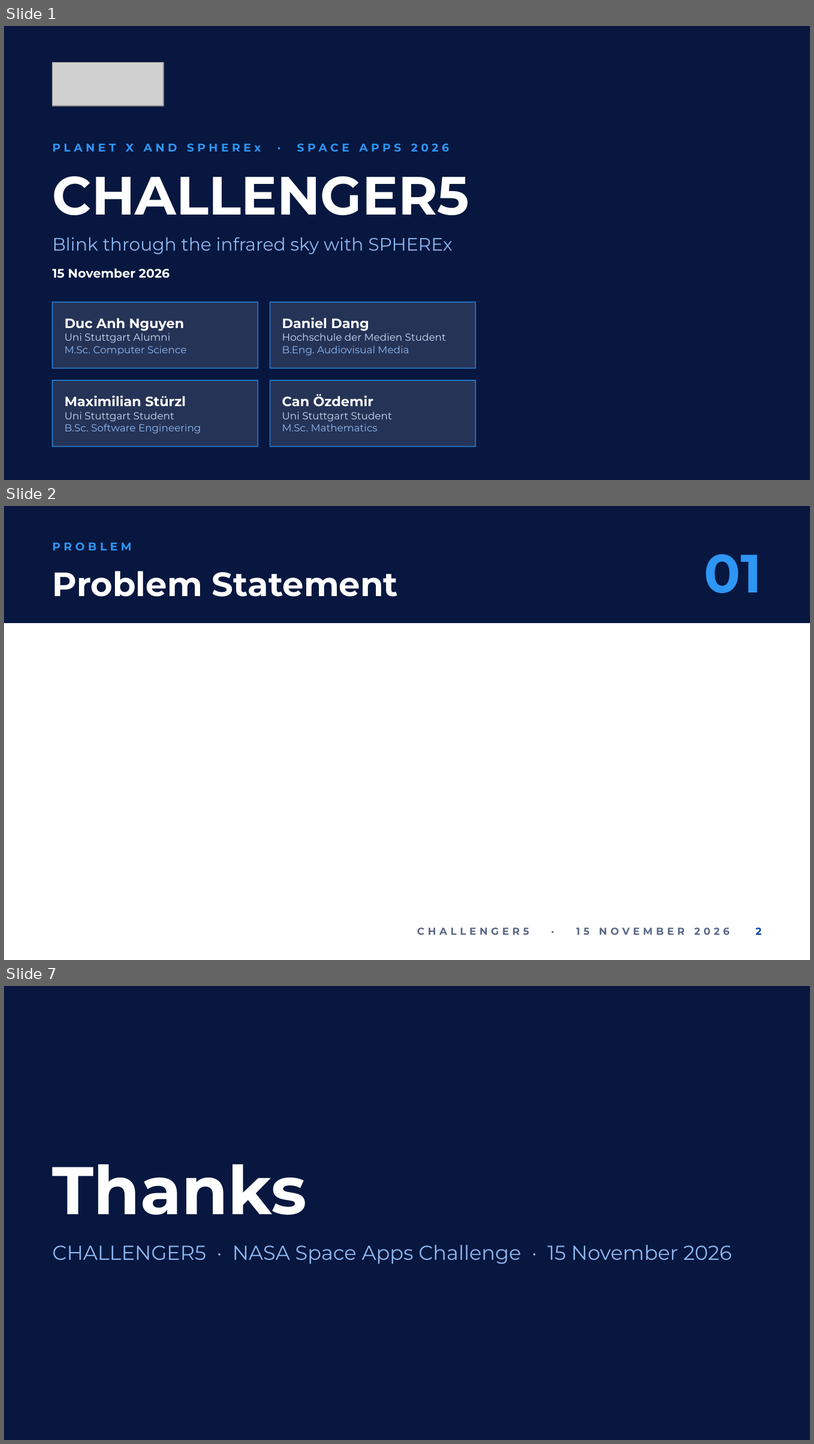
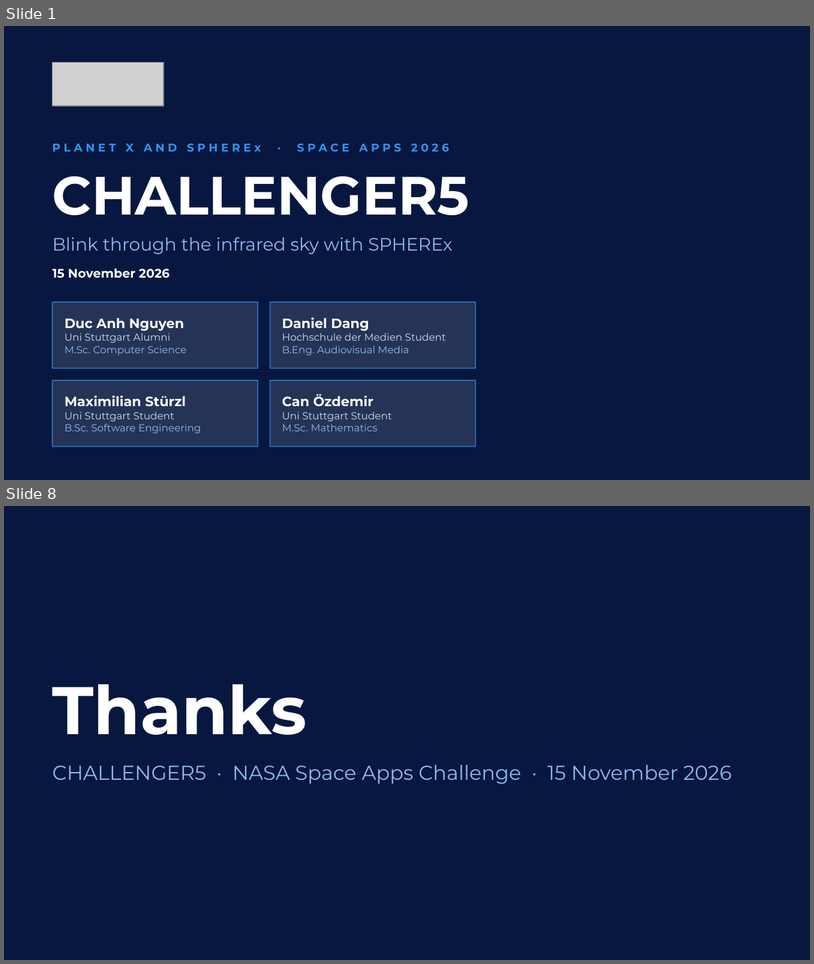
Before and after one commit to ngydc/sac-challenger5, a slide deck: docs/submission/CHALLENGER5_pitch.pptx. Shown one above the other, each under a label of ours: slides 1, 2 and 7 before the commit, slides 1 and 8 after it; the slides between them are not shown. The pictures are 814x1444 and 814x964 pixels, drawn with LibreOffice and Linux fonts; fonts in the diff are those of the drawing; grey boxes stand for pictures; background and template pictures are left out. Boxes give left, top, right and bottom in pixels: in the first picture for what was removed or moved away, otherwise in the second. Text is boxed around its words. In the diff, an @@ line names an element or a change of style, - is before the commit and + after.

```diff
--- a/docs/submission/CHALLENGER5_pitch.pptx
+++ b/docs/submission/CHALLENGER5_pitch.pptx
@@ slide 2 removed at (4, 506, 810, 960), background #FFFFFF @@
@@ rectangle removed at (4, 506, 810, 623) @@
@@ text removed at (53, 542, 132, 550) @@
-PROBLEM
@@ text removed at (705, 554, 762, 593) @@
-01
@@ title removed at (53, 571, 399, 597) @@
-Problem Statement
@@ text removed at (417, 927, 730, 934) @@
-CHALLENGER5 · 15 NOVEMBER 2026
@@ page number removed at (756, 927, 762, 934) @@
-2
@@ what was slide 7 is now slide 8 @@
```
Also in this commit, not shown: 7 slides added, 4 other slides removed, 2 other files.
